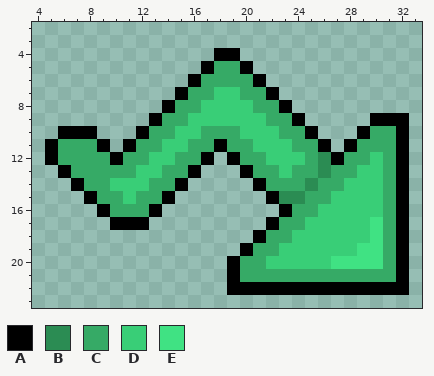
Two states of a pixel-art sprite, assets/small.png. The picture above was drawn from the file before the commit.
Pixels under 10% opacity are left out. Colours within 5 levels of each other are drawn and written as one. Shown: x 4..33, y 2..23.
Palette (. is transparent): A #000000  B #2b8c53  C #36aa66  D #39ce77  E #40e283
Pixels before, first column x 5:
 4 .............AA.............
 5 ............ACCA............
 6 ...........ACCCCA...........
 7 ..........ACCDDCCA..........
 8 .........ACCDDDDCCA.........
 9 ........ACCDDDDDDCCA.....AAA
10 .AAA...ACCDDCCCDDDCCA...ACCA
11 ACCCA.ACCDDCCACCDDDCCA.ACCCA
12 ACCCCACCDDCCA.ACCDDDCBACCDCA
13 .ACCCCCDDCCA...ACCDCCBCCDDCA
14 ..ACCDDDCCA.....ACCCBCCDDDCA
15 ...ACCDCCA.......ABBCCDDDDCA
16 ....ACCCA.........ACCDDDDDCA
17 .....AAA.........ACCDDDDDECA
18 ................ACCDDDDDDECA
19 ...............ACCDDDDDDEECA
20 ..............ACCDDDDDEEEECA
21 ..............ACCCCCCCCCCCCA
22 ..............AAAAAAAAAAAAAA
Now the later version:
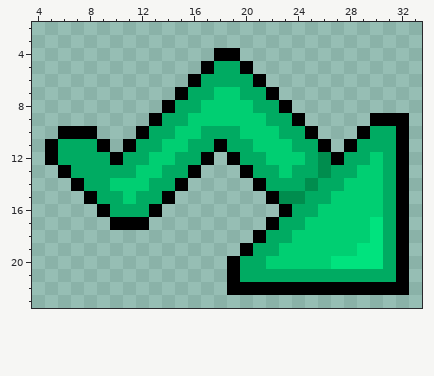
The edit:
file 40x25 -> 80x50 pixels (blocks of 1x1 -> 2x2; one block is one cell here)
Colour B changes from #2b8c53 to #008d4e.
Colour C changes from #36aa66 to #00ab62.
Colour D changes from #39ce77 to #00cf72.
Colour E changes from #40e283 to #00e37e.
Changed places in both pictures, as pixel boxes (x1, y1, x2, y2):
changed: (58, 61, 396, 282)
